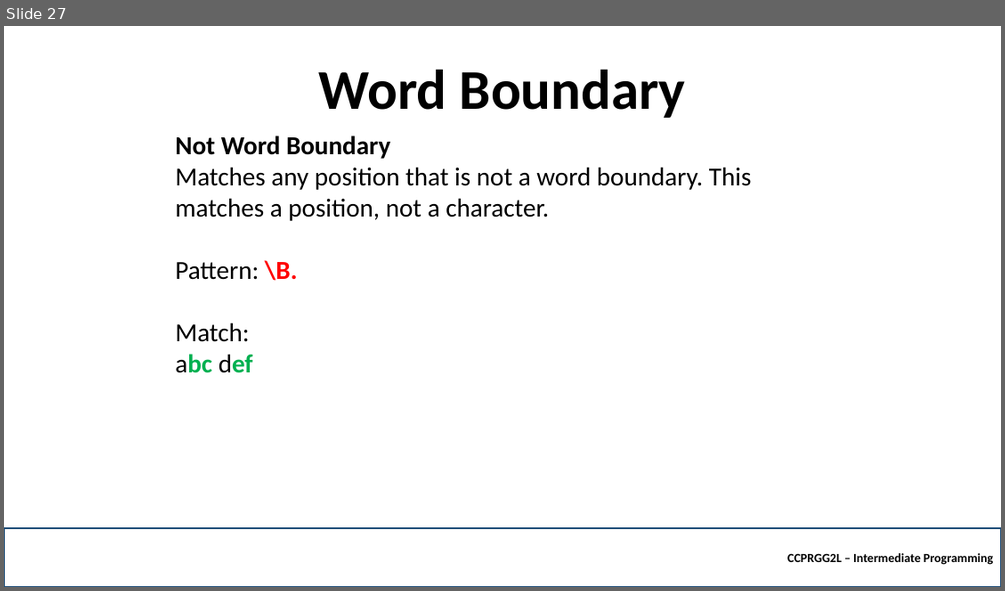
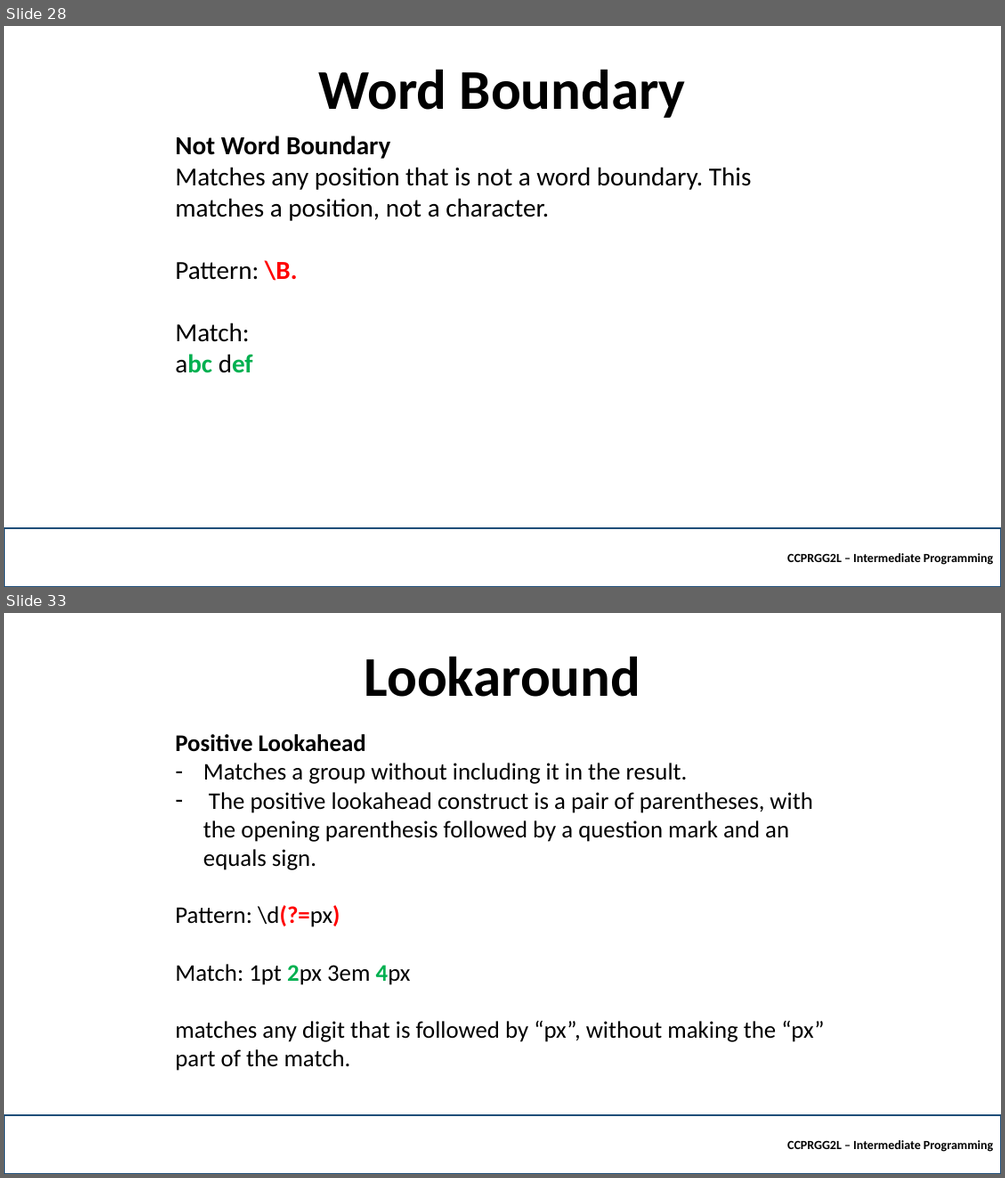
Before and after one commit to robitussin/CCPRGG2L, a slide deck: week_4/Regular Expressions.pptx. Shown one above the other, each under a label of ours: slide 27 before the commit, slides 28 and 33 after it; the slides between them are not shown. The pictures are 1005x591 and 1005x1178 pixels, drawn with LibreOffice and Linux fonts; fonts in the diff are those of the drawing; background and template pictures are left out. Boxes give left, top, right and bottom in pixels: in the first picture for what was removed or moved away, otherwise in the second. Text is boxed around its words. In the diff, an @@ line names an element or a change of style, - is before the commit and + after.

```diff
--- a/week_4/Regular Expressions.pptx
+++ b/week_4/Regular Expressions.pptx
@@ slide 33 added at (4, 613, 1001, 1174), background picture (left out) @@
@@ title added at (364, 656, 641, 697), 54 pt, text #000000, bold @@
+Lookaround
@@ text added at (175, 734, 824, 1070), 23 pt, text #000000 @@
+Positive Lookahead
+– Matches a group without including it in the result.
+– The positive lookahead construct is a pair of parentheses, with the opening parenthesis followed by a question mark and an equals sign.
+Pattern: \d(?=px)
+Match: 1pt 2px 3em 4px
+matches any digit that is followed by “px”, without making the “px” part of the match.
@@ rectangle added at (4, 1115, 1001, 1174), outline #1F4E79 2.25 pt, 12 pt, text #000000, bold @@
+CCPRGG2L – Intermediate Programming
@@ what was slide 27 is now slide 28 @@
```
Also in this commit, not shown: 6 slides changed, 12 other slides added.
